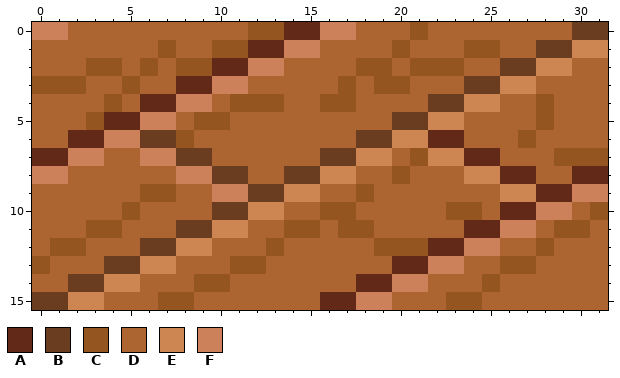
Edited in one commit: pixel-art sprite (project/raw_assets/img/game/ambient/Wood_Floor_4.png). Above: the version before the commit.
The file is 32x16 pixels.
Palette (. is transparent): A #622818  B #6a3c20  C #945520  D #ac6531  E #cd8552  F #cd815a
Pixels before, first column x 0:
 0 FFDDDDDDDDDDCCAAFFDDDCDDDDDDDDBB
 1 DDDDDDDCDDCCAAFFDDDDCDDDCCDDBBEE
 2 DDDCCDCDCCAAFFDDDDCCDCCCDDBBEEDD
 3 CCCDDCDDAAFFDDDDDCDCCDDDBBEEDDDD
 4 DDDDCDAAFFDCCCDDCCDDDDBBEEDDCDDD
 5 DDDCAAFFDCCDDDDDDDDDBBEEDDDDCDDD
 6 DDAAFFBBCDDDDDDDDDBBEEAADDDCDDDD
 7 AAFFDDFFBBDDDDDDBBEEDCEEAADDDCCC
 8 FFDDDDDDFFBBDDBBEEDDCDDDEEAADDAA
 9 DDDDDDCCDDFFBBEEDDCDDDDDDDEEAAFF
10 DDDDDCDDDDBBEEDDCCDDDDDCCDAAFFDC
11 DDDCCDDDBBEEDDCCDCCDDDDDAAFFDCCD
12 DCCDDDBBEEDDDCDDDDDCCCAAFFDDCDDD
13 CDDDBBEEDDDCCDDDDDDDAAFFDDCCDDDD
14 DDBBEEDDDCCDDDDDDDAAFFDDDCDDDDDD
15 BBEEDDDCCDDDDDDDAAFFDDDCCDDDDDDD
The result:
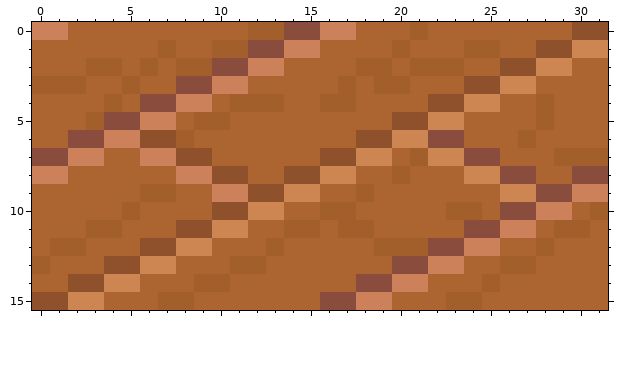
Author's note on the commit: Updated floor tiles & Room
Change:
{"colour":"A","old":"#622818","new":"#8a4c3d"}
{"colour":"B","old":"#6a3c20","new":"#8f502c"}
{"colour":"C","old":"#945520","new":"#a35f2b"}
